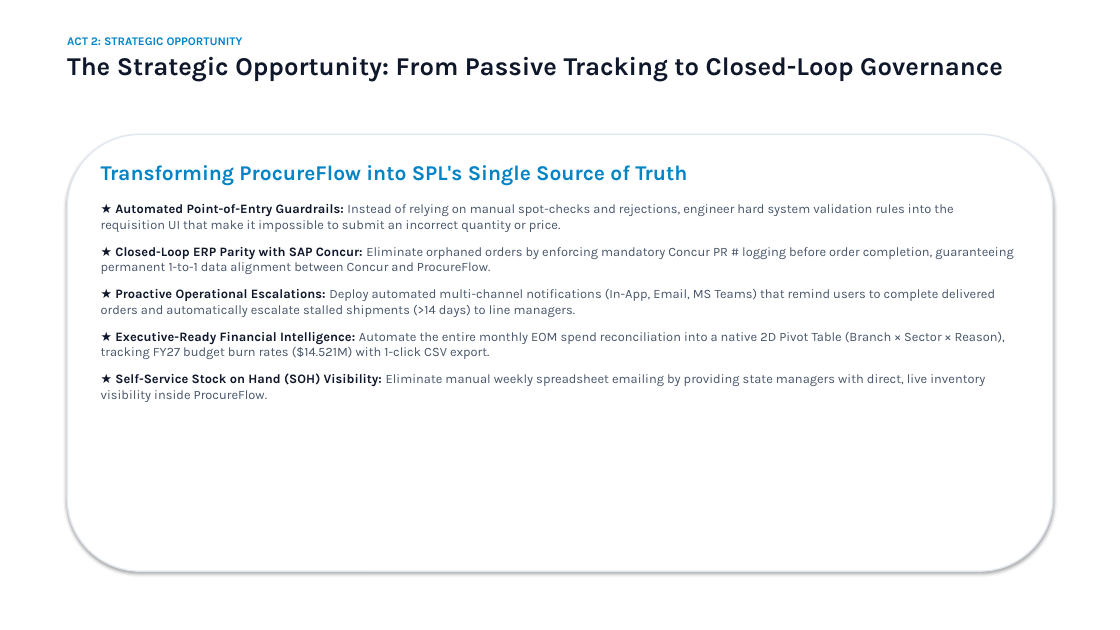
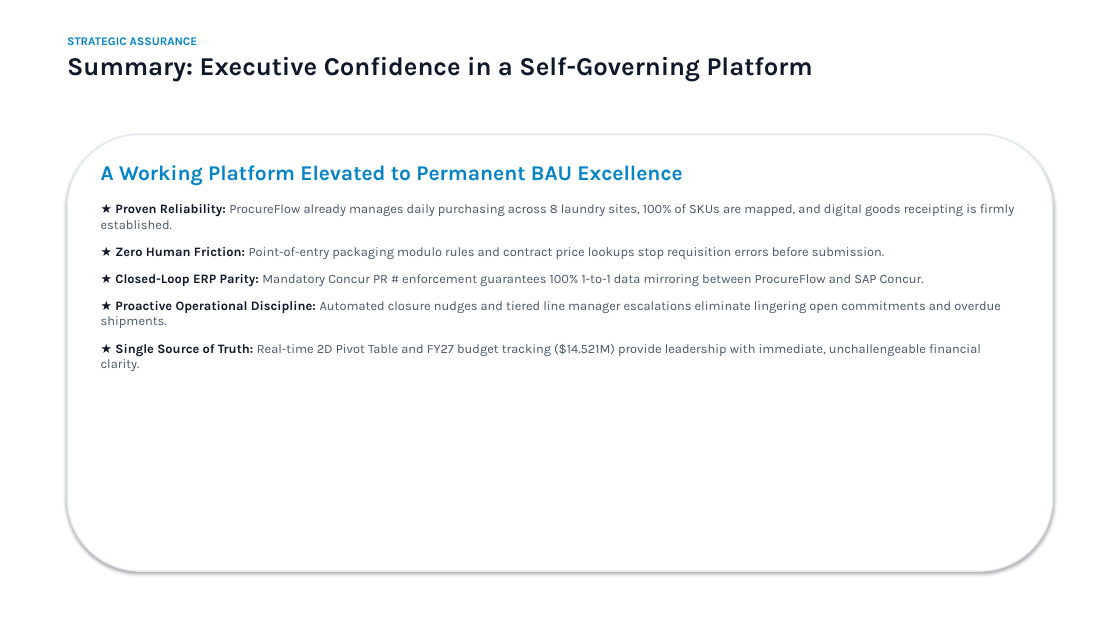
Before and after one commit to SPLGit-Project/ProcureFlow-App, a slide deck: slide 10 of docs/ProcureFlow_Executive_Roadmap.pptx (slide 6 before the commit). Drawn at 1120x630 pixels with LibreOffice and Linux fonts; fonts in the diff are those of the drawing. Boxes give left, top, right and bottom in pixels: in the first picture for what was removed or moved away, otherwise in the second. Text is boxed around its words. In the diff, an @@ line names an element or a change of style, - is before the commit and + after.

Commit message:
docs: align presentation deck with operational strengths and remove workshop/checklist slides

```diff
--- a/docs/ProcureFlow_Executive_Roadmap.pptx
+++ b/docs/ProcureFlow_Executive_Roadmap.pptx
@@ text at (x1=67, y1=37, x2=813, y2=81): text changed @@
-ACT 2: STRATEGIC OPPORTUNITY
-The Strategic Opportunity: From Passive Tracking to Closed-Loop Governance
+STRATEGIC ASSURANCE
+Summary: Executive Confidence in a Self-Governing Platform
@@ text at (x1=101, y1=165, x2=1014, y2=371): text changed @@
-Transforming ProcureFlow into SPL's Single Source of Truth
-★ Automated Point-of-Entry Guardrails: Instead of relying on manual spot-checks and rejections, engineer hard system validation rules into the requisition UI that make it impossible to submit an incorrect quantity or price.
-★ Closed-Loop ERP Parity with SAP Concur: Eliminate orphaned orders by enforcing mandatory Concur PR # logging before order completion, guaranteeing permanent 1-to-1 data alignment between Concur and ProcureFlow.
-★ Proactive Operational Escalations: Deploy automated multi-channel notifications (In-App, Email, MS Teams) that remind users to complete delivered orders and automatically escalate stalled shipments (>14 days) to line managers.
-★ Executive-Ready Financial Intelligence: Automate the entire monthly EOM spend reconciliation into a native 2D Pivot Table (Branch × Sector × Reason), tracking FY27 budget burn rates ($14.521M) with 1-click CSV export.
-★ Self-Service Stock on Hand (SOH) Visibility: Eliminate manual weekly spreadsheet emailing by providing state managers with direct, live inventory visibility inside ProcureFlow.
+A Working Platform Elevated to Permanent BAU Excellence
+★ Proven Reliability: ProcureFlow already manages daily purchasing across 8 laundry sites, 100% of SKUs are mapped, and digital goods receipting is firmly established.
+★ Zero Human Friction: Point-of-entry packaging modulo rules and contract price lookups stop requisition errors before submission.
+★ Closed-Loop ERP Parity: Mandatory Concur PR # enforcement guarantees 100% 1-to-1 data mirroring between ProcureFlow and SAP Concur.
+★ Proactive Operational Discipline: Automated closure nudges and tiered line manager escalations eliminate lingering open commitments and overdue shipments.
+★ Single Source of Truth: Real-time 2D Pivot Table and FY27 budget tracking ($14.521M) provide leadership with immediate, unchallengeable financial clarity.
```
Also in this commit, not shown: 4 other slides changed, 5 slides added, 5 slides removed.
